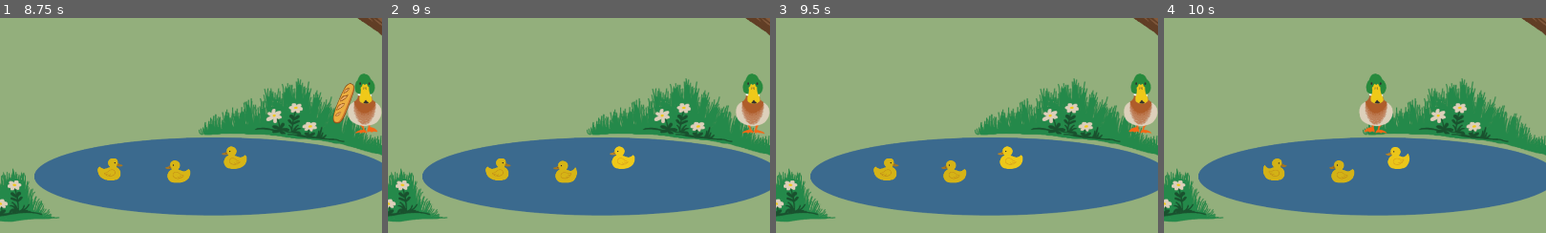
Above: before the commit, frames 1-4 (left to right).
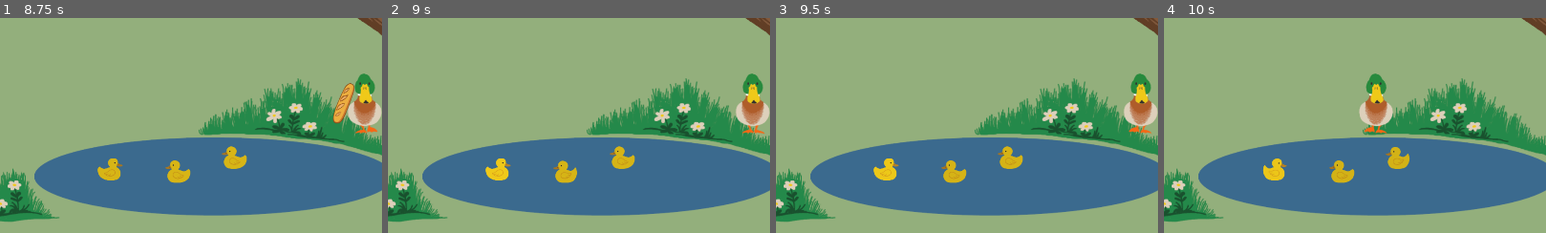
Above: after the commit, the same moments.

Repository: baguette-ballett/baguette-ballett
Game: Godot game, scene res://scenes/intro/intro.tscn
Same seed, same stepped clock (60 frames per second), same inputs: the game is played once before the commit and once after it.
Inputs:
- Up to frame 1 (8.75 s): click "Start" at 0.5 s; tap Enter (ui_accept) at 1.25, 1.52, 2.27, 3.77, 4.52, 5.27, 6.77, 7.52, 8.27 s; hold Right (ui_right) 1.28-2.03 s; hold Down (ui_down) 2.03-2.78 s; hold Right (ui_right) 2.78-4.28 s; hold Left (ui_left) 4.28-5.78 s; hold Down (ui_down) 5.78-6.53 s; hold Right (ui_right) from 6.53 s (still down)
- Up to frame 2 (9 s): release Right (ui_right) at 8.78 s; hold Down (ui_down) from 8.78 s (still down)
- Up to frame 3 (9.5 s): keep holding Down (ui_down)
- Up to frame 4 (10 s): release Down (ui_down) at 9.53 s; hold Left (ui_left) from 9.53 s (still down); tap Enter (ui_accept) at 9.77 s
The pictures show only the part of the screen within x 50-100%, y 50-100%; the shares and areas given below are measured in that part.

Frame 1 is identical in both runs. In frame 2, 0.6% of the frame differs, in the area x 25-65%, y 60-76%; in frame 3, less than 0.1%; in frame 4, 0.6%.

Commit message:
feed hungriest duckling

Diff:
--- a/scenes/player/player.gd
+++ b/scenes/player/player.gd
@@ -28,9 +28,10 @@
 		var balancedBaguettes = Globals.getBaguettesInRange()
 		for b in balancedBaguettes:
 			b.destroy()
-			var ids = [0, 1, 2]
-			ids.shuffle()
-			for id in ids:
+			var lifes = Globals.ducklingsLifeLeft
+			lifes.sort()
+			for life in lifes:
+				var id = Globals.ducklingsLifeLeft.find(life)
 				if Globals.ducklingsLifeLeft[id] < 100 and Globals.ducklingsLifeLeft[id] >= 1:
 					Globals.ducklingsLifeLeft[id] = 100
 					break
